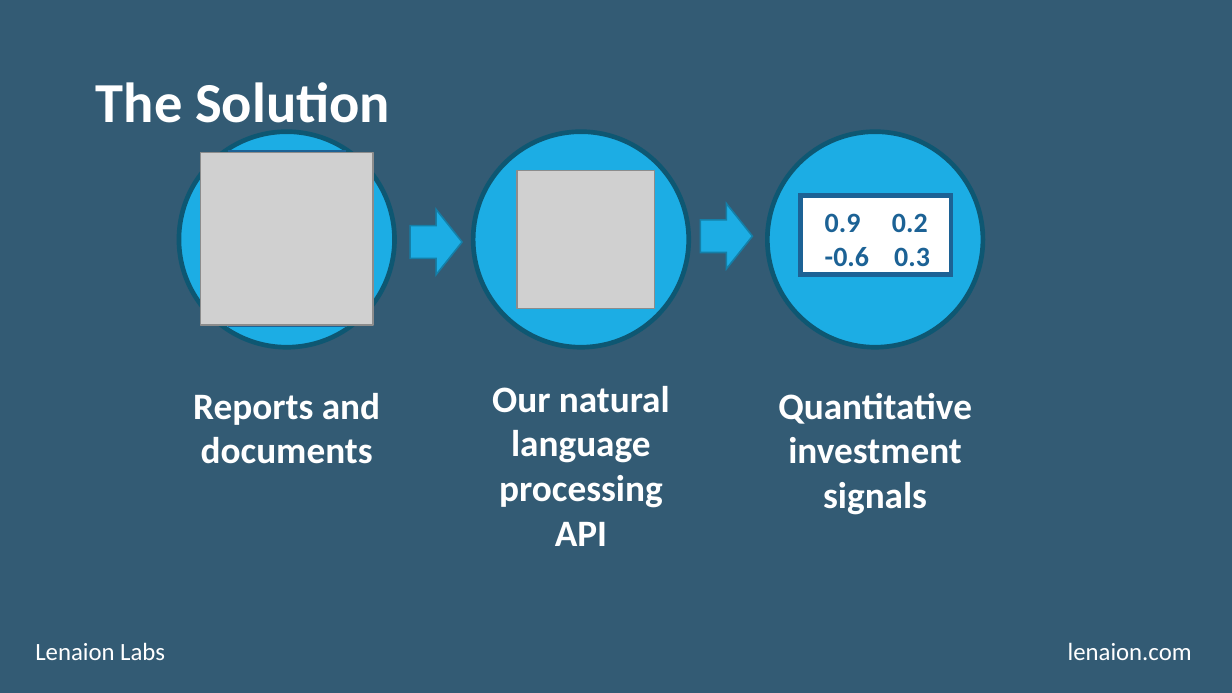
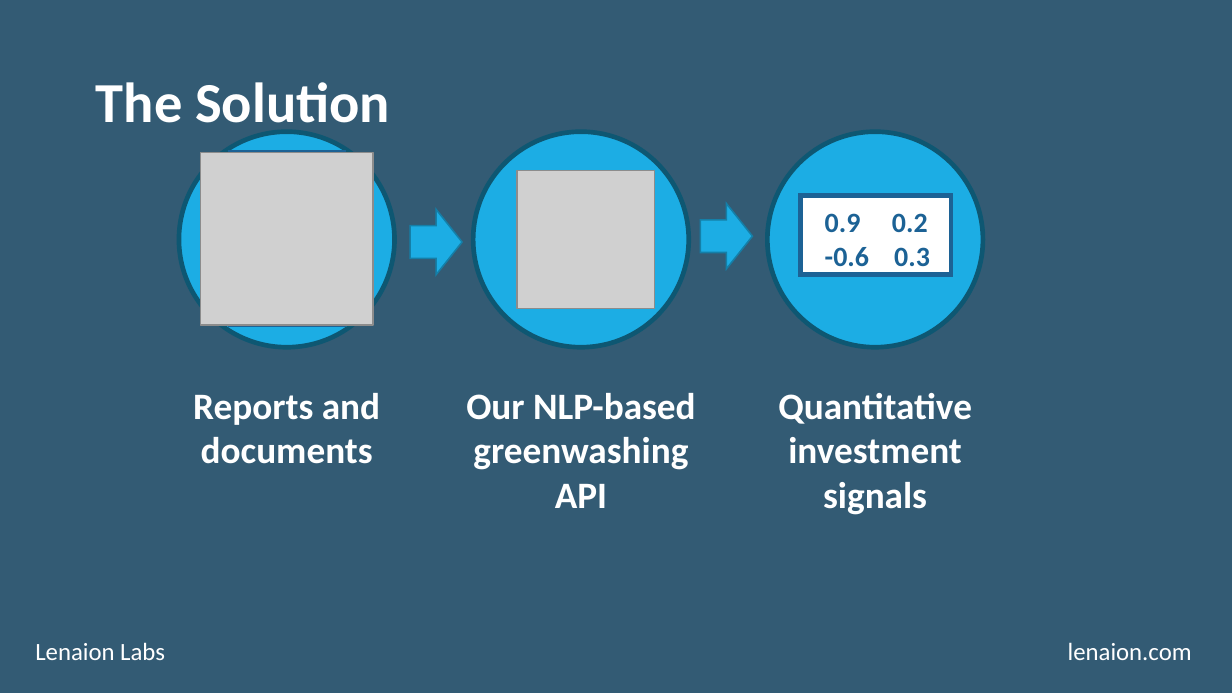
Before and after one commit to nathanmwhite/lenaion, a slide deck: slide 4 of pitch_deck.pptx. Drawn at 1232x693 pixels with LibreOffice and Linux fonts; fonts in the diff are those of the drawing; grey boxes stand for pictures. Boxes give left, top, right and bottom in pixels: in the first picture for what was removed or moved away, otherwise in the second. Text is boxed around its words. In the diff, an @@ line names an element or a change of style, - is before the commit and + after.

```diff
--- a/pitch_deck.pptx
+++ b/pitch_deck.pptx
@@ text at (x1=466, y1=393, x2=696, y2=508): text changed @@
-Our natural language processing API
+Our NLP-based greenwashing API
```
Also in this commit, not shown: 4 other slides changed, 2 slides added.
